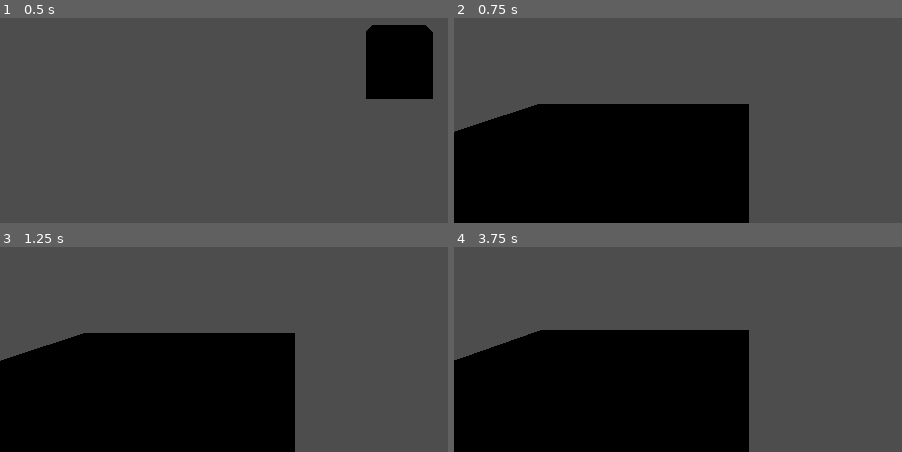
Above: before the commit, frames 1-4 (two rows, left to right).
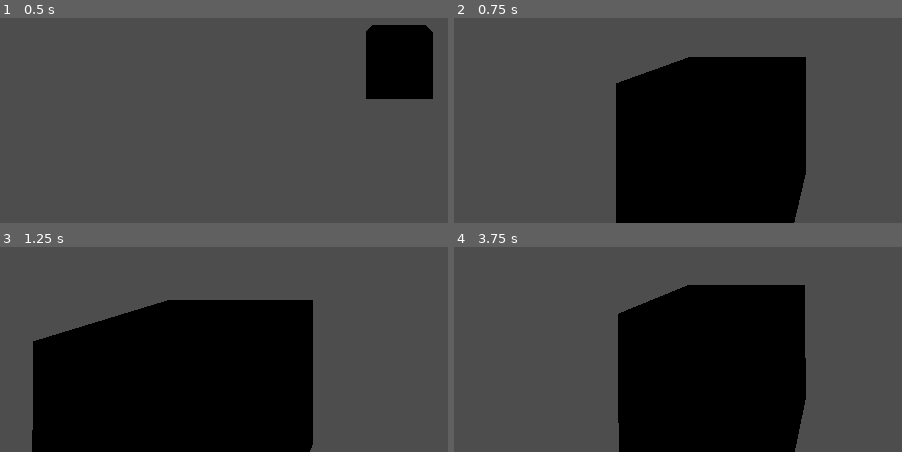
Above: after the commit, the same moments.

Repository: RangoAx/proyect-move
Game: Godot game, scene res://pj/character_body_3d.tscn
Two runs of this game, one before a commit and one after it. Both use one fixed random seed, a clock stepped at 60 frames per second and the inputs below. The project has no main scene, so this scene is started directly. The engine's default icon, where the game draws it, is replaced by a stand-in: a white triangle on a blue panel in a dark square.
Inputs (mouse positions are in pixels of both pictures, inside the frame that each line leads up to):
- Up to frame 1 (0.5 s): no input
- Up to frame 2 (0.75 s): tap Enter at 0.5 s; move the mouse to (outside the picture) at 0.52 s; hold W (move_forward) from 0.53 s (still down); hold Right mouse button (aim) from 0.53 s (still down)
- Up to frame 3 (1.25 s): keep holding W (move_forward); keep holding Right mouse button (aim); tap Space (jump) at 0.77 s
- Up to frame 4 (3.75 s): keep holding W (move_forward); tap Space (jump) at 1.25, 1.52, 2.75, 3.02 s; move the mouse to (outside the picture) at 1.27 s; release Right mouse button (aim) at 1.28 s; right-click (outside the picture) at 1.35 s; tap Enter at 2, 3.5 s; move the mouse to (outside the picture) at 2.02 s; hold Shift (run) 2.03-2.78 s; right-click (outside the picture) at 2.3 s; move the mouse to (outside the picture) at 2.77 s; right-click (outside the picture) at 2.85 s; move the mouse to (outside the picture) at 3.52 s; hold Right mouse button (aim) from 3.53 s (still down)

Frame 1 is identical in both runs. In frame 2, 35% of the frame differs, in the area x 0-79%, y 19-100%; in frame 3, 13%; in frame 4, 36%, in the area x 0-79%, y 18-100%.

Commit message:
arreglado el snap que hacia el pj cuando apuntaba, ajustado el fov y la posicion del pivote al apuntar

Diff:
--- a/pj/character_body_3d.gd
+++ b/pj/character_body_3d.gd
@@ -10,11 +10,11 @@
 var expected_rotation : Vector3 = Vector3(0, 0, 0)
 var expected_velocity : Vector3 = Vector3(0, 0, 0)
 @export var default_length : float = 4.5
-@export var aim_length : float = 1.8
+@export var aim_length : float = 2.2
 @export var default_fov : float = 80
-@export var aim_fov : float = 50
+@export var aim_fov : float = 60
 @export var default_position : Vector3 = Vector3.ZERO
-@export var aim_position : Vector3 = Vector3(1, 0, 0)
+@export var aim_position : Vector3 = Vector3(1.1, 0, 0)
 
 @export var speed = 5.0
 @export var velocity_weight : float = 10
@@ -34,11 +34,11 @@
 	else:
 		speed = 5
 	if Input.is_action_pressed("aim"):
-		_spring_arm.position = aim_position
-		_spring_arm.spring_length = aim_length
-		_camera.fov = aim_fov
-		mesh.global_rotation.y = _camera.global_rotation.y
-		mesh.global_rotation.z = _camera.global_rotation.z
+		_spring_arm.position = _spring_arm.position.move_toward(aim_position, 0.075)
+		_spring_arm.spring_length = move_toward(_spring_arm.spring_length, aim_length, 0.15)
+		_camera.fov = move_toward(_camera.fov, aim_fov, 1.5)
+		mesh.global_rotation.y = lerp_angle(mesh.global_rotation.y, _camera.global_rotation.y, 0.18)
+		mesh.global_rotation.z = lerp_angle(mesh.global_rotation.z, _camera.global_rotation.z, 0.18)
 	else:
 		_spring_arm.position = default_position
 		_spring_arm.spring_length = default_length
@@ -58,7 +58,7 @@
 		mesh.look_at(position + direction)
 	var new_rotation = mesh.rotation
 	mesh.rotation = old_rotation
-	mesh.rotation.y = lerp_angle(mesh.rotation.y, new_rotation.y, delta * 9)
+	mesh.rotation.y = lerp_angle(mesh.rotation.y, new_rotation.y, delta * 6)
 	move_and_slide()
 
 func _input(event: InputEvent) -> void:
